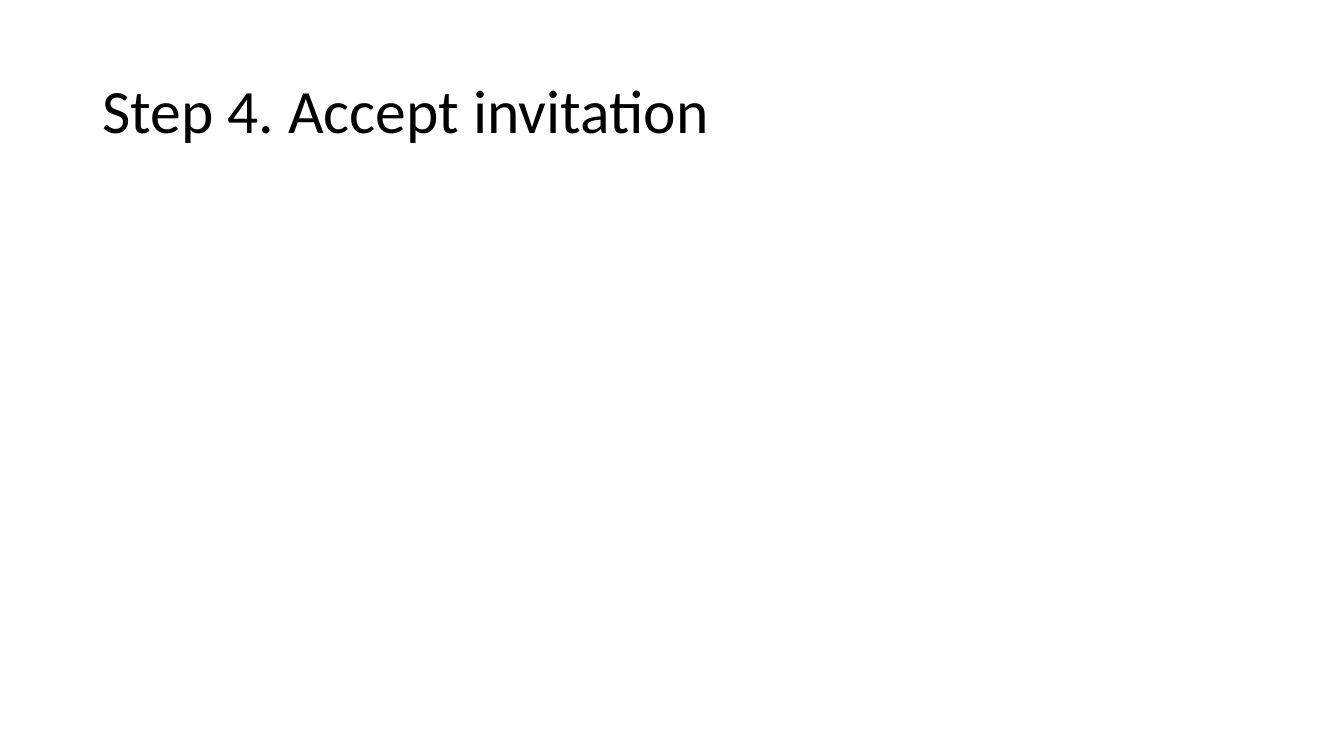
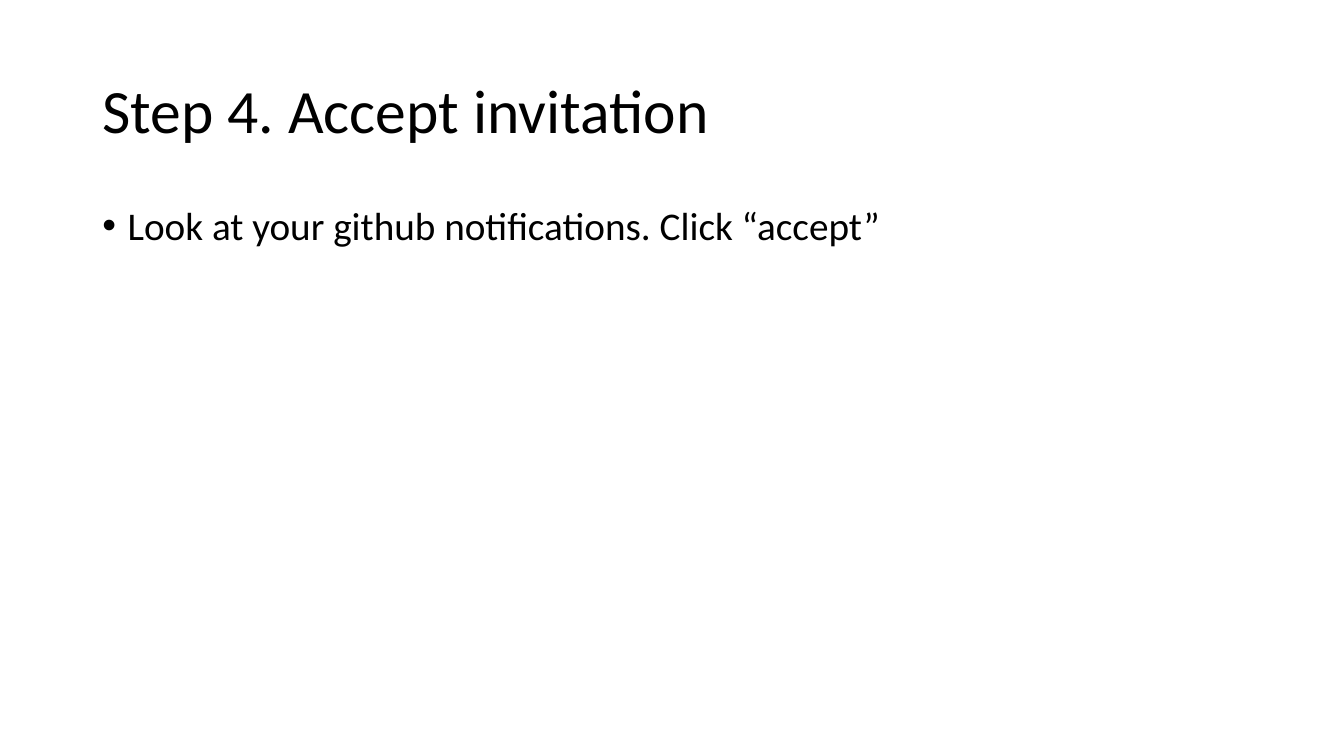
Before and after one commit to FLL-Team-24277/FLL-Fall-2023-Masterpiece, a slide deck: slide 5 of help/Laptop Setup.pptx. Drawn at 1344x756 pixels with LibreOffice and Linux fonts; fonts in the diff are those of the drawing. Boxes give left, top, right and bottom in pixels: in the first picture for what was removed or moved away, otherwise in the second. Text is boxed around its words. In the diff, an @@ line names an element or a change of style, - is before the commit and + after.

```diff
--- a/help/Laptop Setup.pptx
+++ b/help/Laptop Setup.pptx
@@ text added at box(128, 212, 880, 247), 28 pt, text #000000 @@
+• Look at your github notifications. Click “accept”
```
Also in this commit, not shown: 10 other slides changed, 5 slides added.
